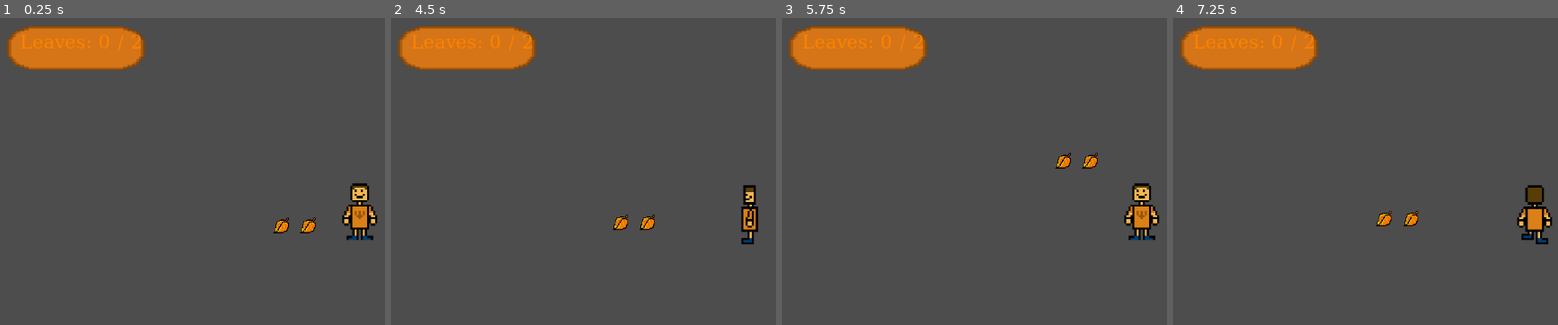
Above: before the commit, frames 1-4 (left to right).
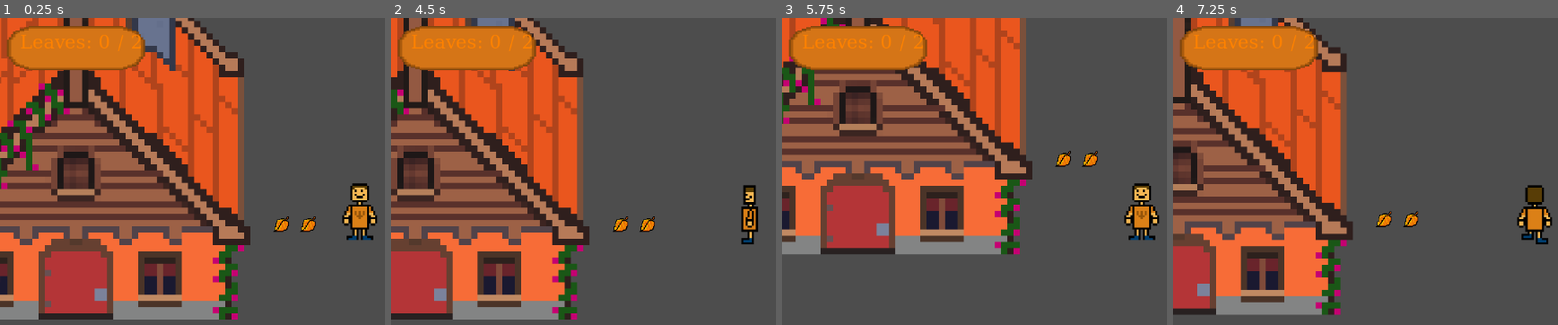
Above: after the commit, the same moments.

Repository: ILikeSloths24/cozyfalljamalittleleafy
Game: Godot game, scene res://scenes/game.tscn
The game is run twice, just before and just after one commit, with the same random seed, the same clock (stepped at 60 frames per second) and the same inputs. The project has no main scene, so this scene is started directly.
Inputs:
- Up to frame 1 (0.25 s): no input
- Up to frame 2 (4.5 s): tap Enter at 0.5 s; hold D (move_right) 0.53-1.28 s; tap E (interact, bound only after the commit) every 0.75 s from 0.6 to 4.35 s; hold S (move_down) 1.28-2.03 s; hold D (move_right) 2.03-2.78 s; hold W (move_up) 2.78-3.53 s; hold A (move_left) from 3.53 s (still down)
- Up to frame 3 (5.75 s): release A (move_left) at 5.03 s; hold S (move_down) from 5.03 s (still down); tap E (interact, bound only after the commit) at 5.1 s
- Up to frame 4 (7.25 s): release S (move_down) at 5.78 s; hold D (move_right) 5.78-6.53 s; tap E (interact, bound only after the commit) at 5.85, 6.6 s; hold W (move_up) from 6.53 s (still down)

The runs differ from the first frame. In frame 1, 55% of the frame differs, in the area x 0-83%, y 0-99%; in frame 2, 42%; in frame 3, 43%; in frame 4, 37%.

Commit message:
added outside house and interaction

Diff:
--- /dev/null
+++ b/a-little-leafy/entrance.gd
@@ -0,0 +1,19 @@
+extends Area2D
+
+var player_nearby := false
+
+@onready var prompt = $"../EnterPrompt"
+
+func _process(_delta):
+	if player_nearby and Input.is_action_just_pressed("interact"):
+		print("ENTER HOUSE")
+
+func _on_body_entered(body):
+	if body.name == "Player":
+		player_nearby = true
+		prompt.visible = true
+
+func _on_body_exited(body):
+	if body.name == "Player":
+		player_nearby = false
+		prompt.visible = false
--- a/a-little-leafy/project.godot
+++ b/a-little-leafy/project.godot
@@ -36,6 +36,11 @@
 "events": [Object(InputEventKey,"resource_local_to_scene":false,"resource_name":"","device":-1,"window_id":0,"alt_press …(192 unchanged characters)…
 ]
 }
+interact={
+"deadzone": 0.2,
+"events": [Object(InputEventKey,"resource_local_to_scene":false,"resource_name":"","device":-1,"window_id":0,"alt_pressed":false,"shift_pressed":false,"ctrl_pressed":false,"meta_pressed":false,"pressed":false,"keycode":0,"physical_keycode":69,"key_label":0,"unicode":101,"location":0,"echo":false,"script":null)
+]
+}
 
 [physics]
 
--- a/a-little-leafy/scenes/game.tscn
+++ b/a-little-leafy/scenes/game.tscn
@@ -6,9 +6,10 @@
 [ext_resource type="Script" uid="uid://bmk7icsvecnvl" path="res://scenes/leaf.gd" id="3_lbhrr"]
 [ext_resource type="Texture2D" uid="uid://duvfmjadqsnnq" path="res://assests/Art/LEAF.png" id="4_iywne"]
 [ext_resource type="Texture2D" uid="uid://lyf5yycwj5gy" path="res://assests/Art/Text background.png" id="5_iywne"]
+[ext_resource type="PackedScene" uid="uid://bir1waxhslabh" path="res://scenes/house.tscn" id="7_u5sy4"]
 
 [sub_resource type="RectangleShape2D" id="RectangleShape2D_lbhrr"]
-size = Vector2(58, 95)
+size = Vector2(58, 17)
 
 [sub_resource type="AtlasTexture" id="AtlasTexture_fc0e3"]
 atlas = ExtResource("2_lbhrr")
@@ -222,11 +223,14 @@
 [node name="Node2D" type="Node2D" unique_id=2082649133]
 script = ExtResource("1_p57ef")
 
+[node name="House" parent="." unique_id=1177030810 instance=ExtResource("7_u5sy4")]
+position = Vector2(-474, -164)
+
 [node name="Player" type="CharacterBody2D" parent="." unique_id=2034718763]
 script = ExtResource("1_lnu2h")
 
 [node name="CollisionShape2D" type="CollisionShape2D" parent="Player" unique_id=2052521661]
-position = Vector2(5, -12.5)
+position = Vector2(5, 26.5)
 shape = SubResource("RectangleShape2D_lbhrr")
 
 [node name="AnimatedSprite2D" type="AnimatedSprite2D" parent="Player" unique_id=983257984]
--- /dev/null
+++ b/a-little-leafy/scenes/house.tscn
@@ -0,0 +1,40 @@
+[gd_scene format=3 uid="uid://bir1waxhslabh"]
+
+[ext_resource type="Texture2D" uid="uid://mb267me3fygg" path="res://assests/Art/Cozy cottage.png" id="1_qtlar"]
+[ext_resource type="Script" uid="uid://ba5jn6a3d6jaa" path="res://entrance.gd" id="2_rk7hg"]
+
+[sub_resource type="RectangleShape2D" id="RectangleShape2D_se78b"]
+size = Vector2(531, 461)
+
+[sub_resource type="RectangleShape2D" id="RectangleShape2D_3bgk5"]
+size = Vector2(122, 141)
+
+[node name="House" type="Node2D" unique_id=1177030810]
+
+[node name="Sprite2D" type="Sprite2D" parent="." unique_id=1439747472]
+scale = Vector2(10, 10)
+texture = ExtResource("1_qtlar")
+
+[node name="Walls" type="StaticBody2D" parent="." unique_id=1014203309]
+
+[node name="CollisionShape2D" type="CollisionShape2D" parent="Walls" unique_id=1746755869]
+position = Vector2(26, 93.5)
+shape = SubResource("RectangleShape2D_se78b")
+
+[node name="Entrance" type="Area2D" parent="." unique_id=940489580]
+script = ExtResource("2_rk7hg")
+
+[node name="CollisionShape2D" type="CollisionShape2D" parent="Entrance" unique_id=1651182810]
+position = Vector2(22, 277.5)
+shape = SubResource("RectangleShape2D_3bgk5")
+
+[node name="EnterPrompt" type="Label" parent="." unique_id=476500907]
+visible = false
+offset_left = -48.0
+offset_top = 180.0
+offset_right = 92.0
+offset_bottom = 203.0
+text = "PRESS E TO ENTER"
+
+[connection signal="body_entered" from="Entrance" to="Entrance" method="_on_body_entered"]
+[connection signal="body_exited" from="Entrance" to="Entrance" method="_on_body_exited"]
--- a/a-little-leafy/scenes/leaf.gd
+++ b/a-little-leafy/scenes/leaf.gd
@@ -1,14 +1,4 @@
 extends Area2D
-
-var start_y: float
-var time: float = 0.0
-
-func _ready():
-	start_y = position.y
-
-func _process(delta):
-	time += delta
-	position.y = start_y + sin(time * 2.5) * 3
 
 func _on_body_entered(body):
 	if body.name == "Player":
Binary file added: a-little-leafy/assests/Art/Cozy cottage.png
Not shown, added: a-little-leafy/assests/Art/Cozy cottage.png.import
Binary file added: a-little-leafy/assests/Art/house int.png
Not shown, added: a-little-leafy/assests/Art/house int.png.import
Not shown, added: a-little-leafy/entrance.gd.uid
